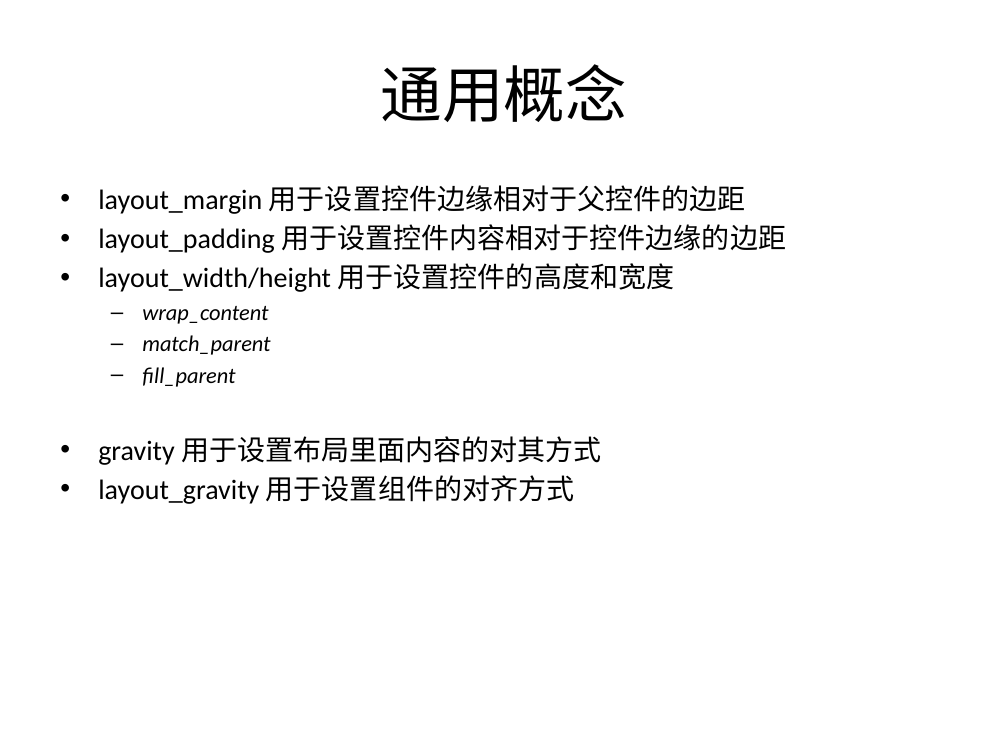
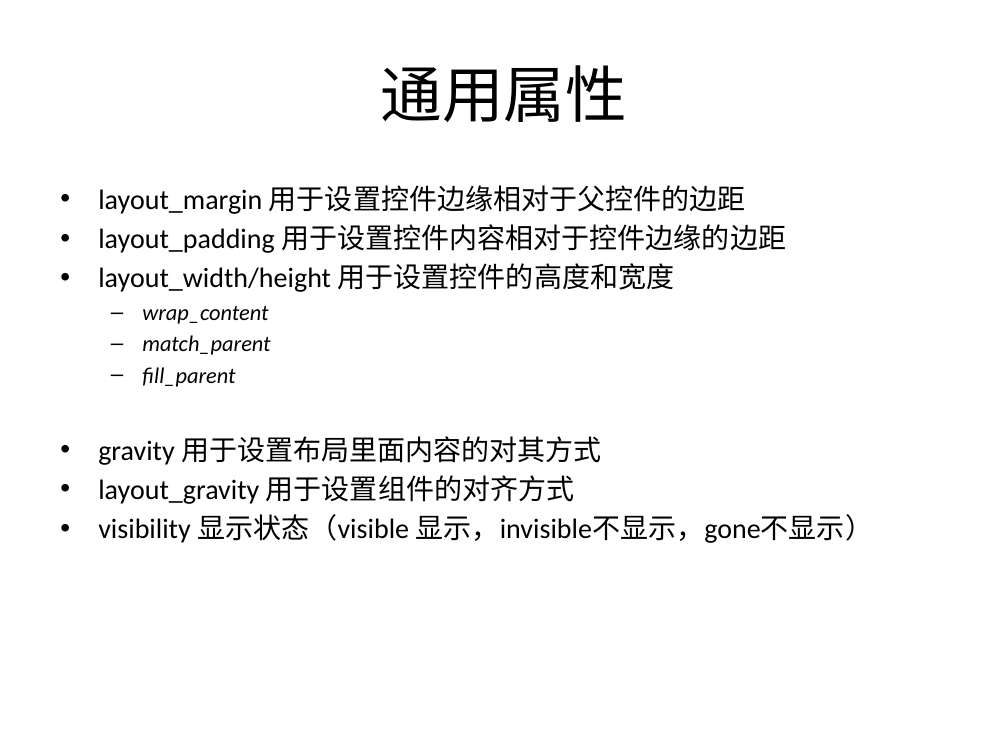
Before and after one commit to alanforgithub/share_content, a slide deck: slide 21 of 文件资料/Android培训-1.pptx (slide 23 before the commit). Drawn at 1008x756 pixels with LibreOffice and Linux fonts; fonts in the diff are those of the drawing. Boxes give left, top, right and bottom in pixels: in the first picture for what was removed or moved away, otherwise in the second. Text is boxed around its words. In the diff, an @@ line names an element or a change of style, - is before the commit and + after.

```diff
--- a/文件资料/Android培训-1.pptx
+++ b/文件资料/Android培训-1.pptx
@@ title at <box>381,65,627,122</box>: text changed @@
-通用概念
+通用属性
@@ text at <box>98,514,873,543</box>: paragraph added @@
+• visibility 显示状态（visible 显示，invisible不显示，gone不显示）
```
Also in this commit, not shown: 3 other slides changed, 7 slides added, 21 other files.
